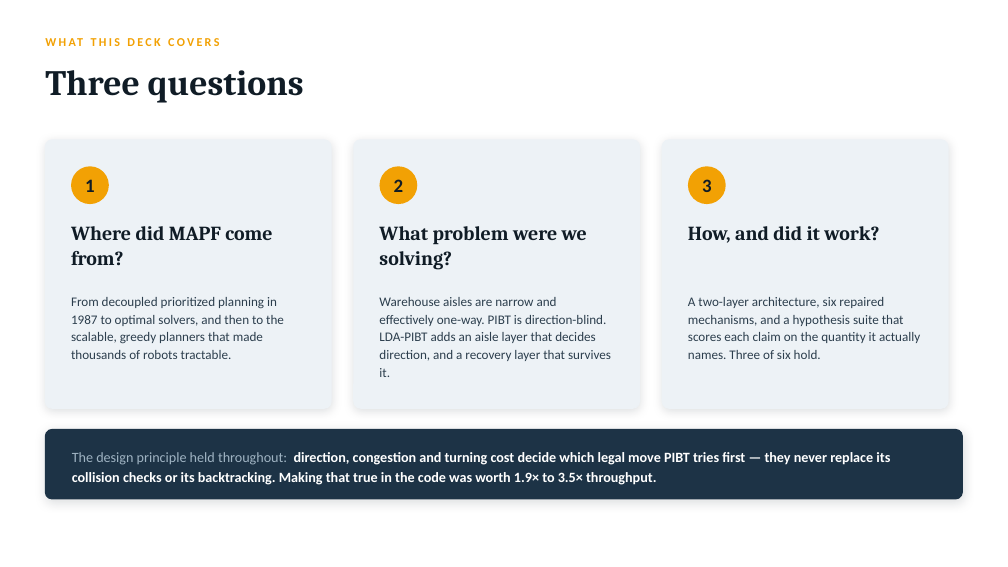
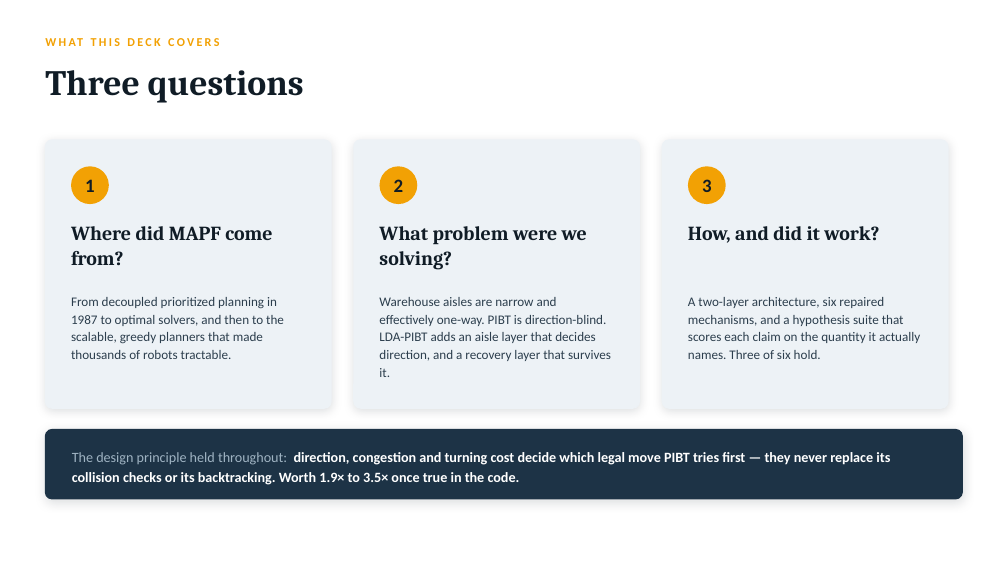
Before and after one commit to sinayanaik/aisleflow, a slide deck: slide 2 of docs/aisleflow-mapf-presentation.pptx. Drawn at 1008x567 pixels with LibreOffice and Linux fonts; fonts in the diff are those of the drawing. Boxes give left, top, right and bottom in pixels: in the first picture for what was removed or moved away, otherwise in the second. Text is boxed around its words. In the diff, an @@ line names an element or a change of style, - is before the commit and + after.

```diff
--- a/docs/aisleflow-mapf-presentation.pptx
+++ b/docs/aisleflow-mapf-presentation.pptx
@@ text at (72, 452, 890, 485): text changed @@
-The design principle held throughout: direction, congestion and turning cost decide which legal move PIBT tries first — they never replace its collision checks or its backtracking. Making that true in the code was worth 1.9× to 3.5× throughput.
+The design principle held throughout: direction, congestion and turning cost decide which legal move PIBT tries first — they never replace its collision checks or its backtracking. Worth 1.9× to 3.5× once true in the code.
```
Also in this commit, not shown: 9 other slides changed.
